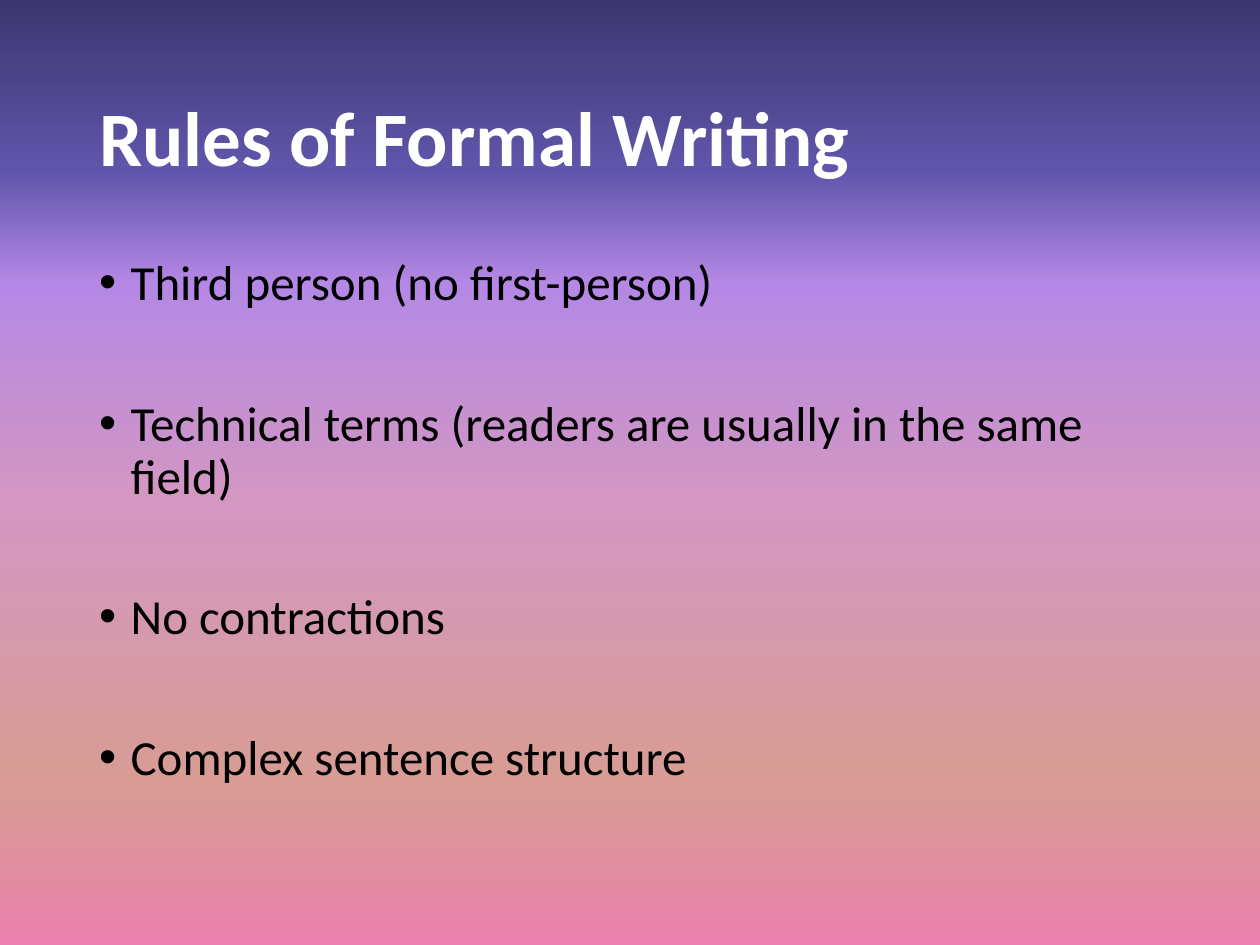
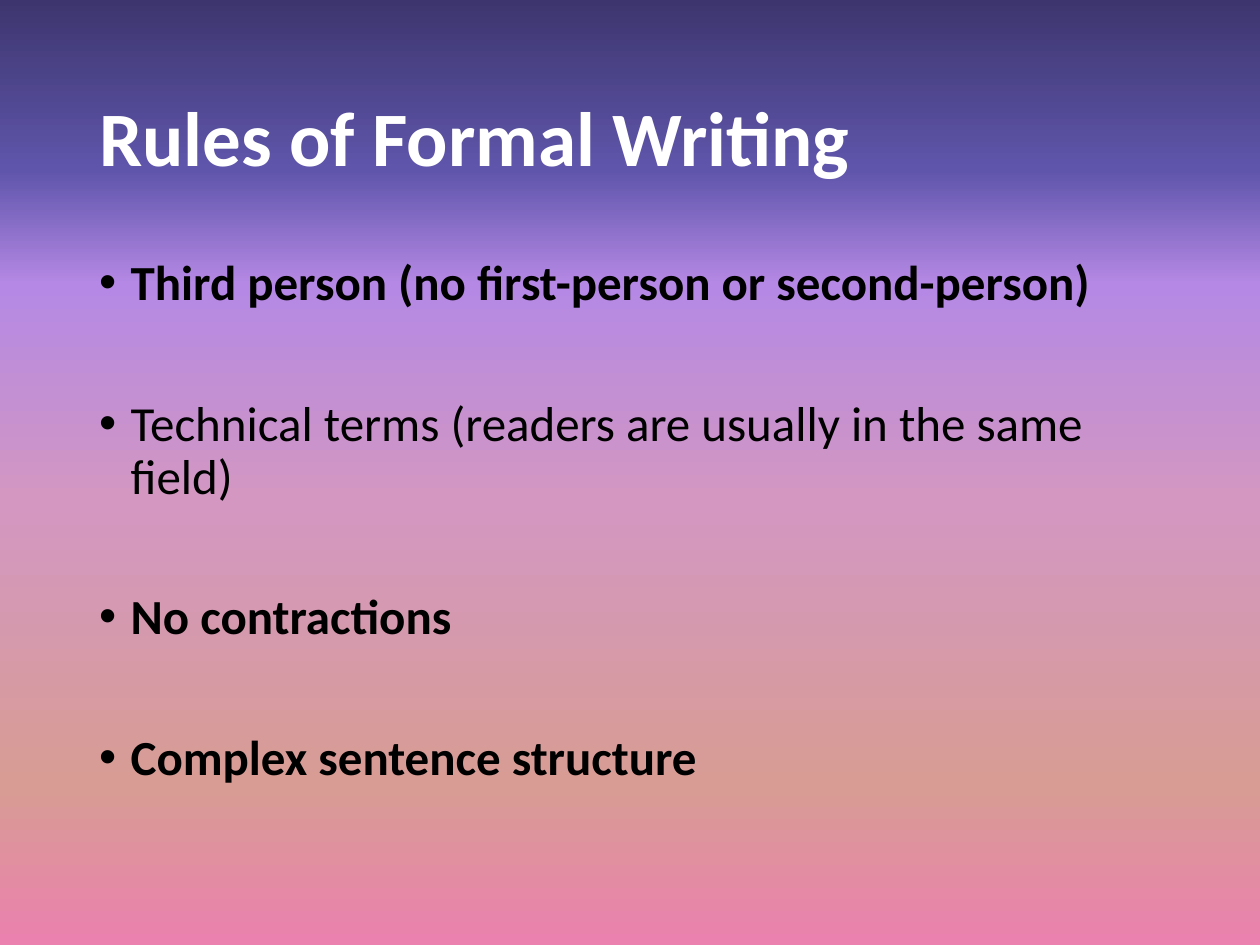
Before and after one commit to npm27/Teaching-Materials, a slide deck: slide 5 of Writing Fall 23/Slides/9 Week 8 -- Grammar.pptx. Drawn at 1260x945 pixels with LibreOffice and Linux fonts; fonts in the diff are those of the drawing. Boxes give left, top, right and bottom in pixels: in the first picture for what was removed or moved away, otherwise in the second. Text is boxed around its words. In the diff, an @@ line names an element or a change of style, - is before the commit and + after.

```diff
--- a/Writing Fall 23/Slides/9 Week 8 -- Grammar.pptx
+++ b/Writing Fall 23/Slides/9 Week 8 -- Grammar.pptx
@@ text at [131, 264, 1089, 308]: text changed; bold on @@
-• Third person (no first-person)
+• Third person (no first-person or second-person)
@@ text at [131, 599, 697, 783]: bold on in "No contractions", "Complex sentence structure" @@
```
Also in this commit, not shown: 18 other slides changed, 2 slides removed.
